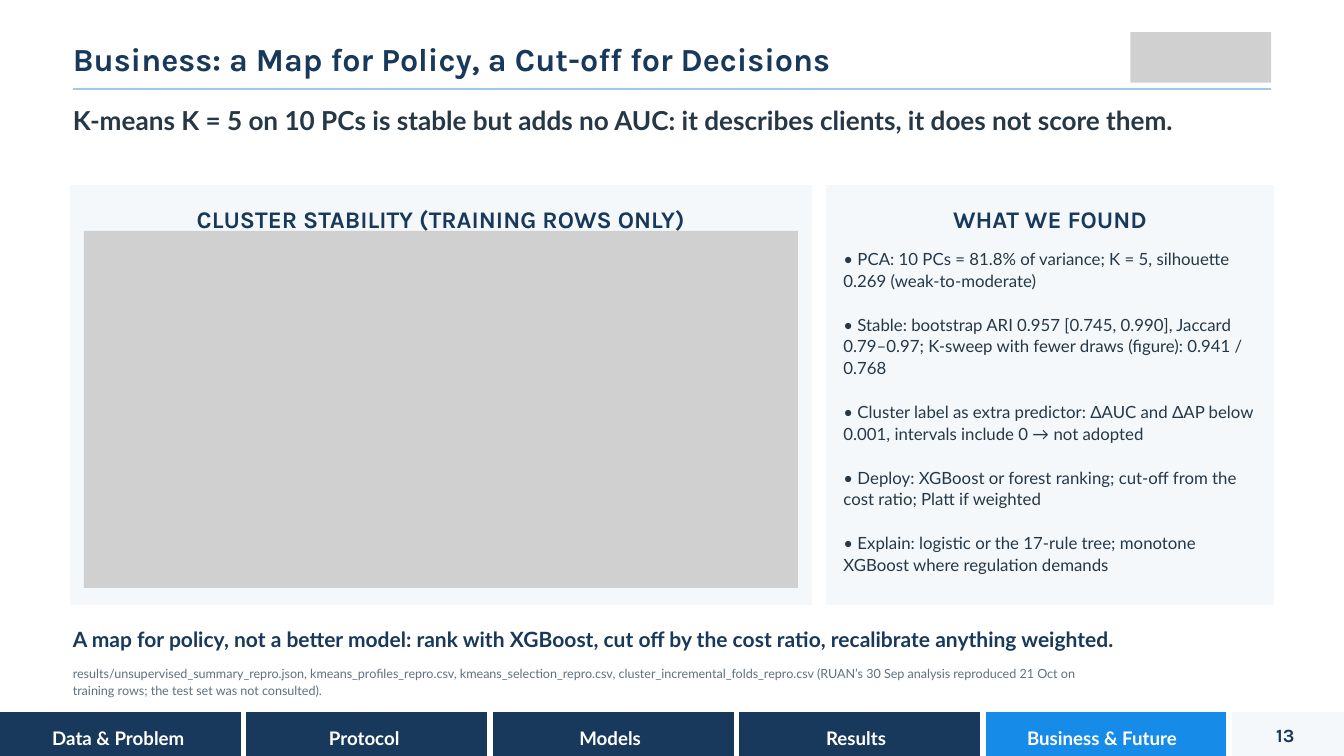
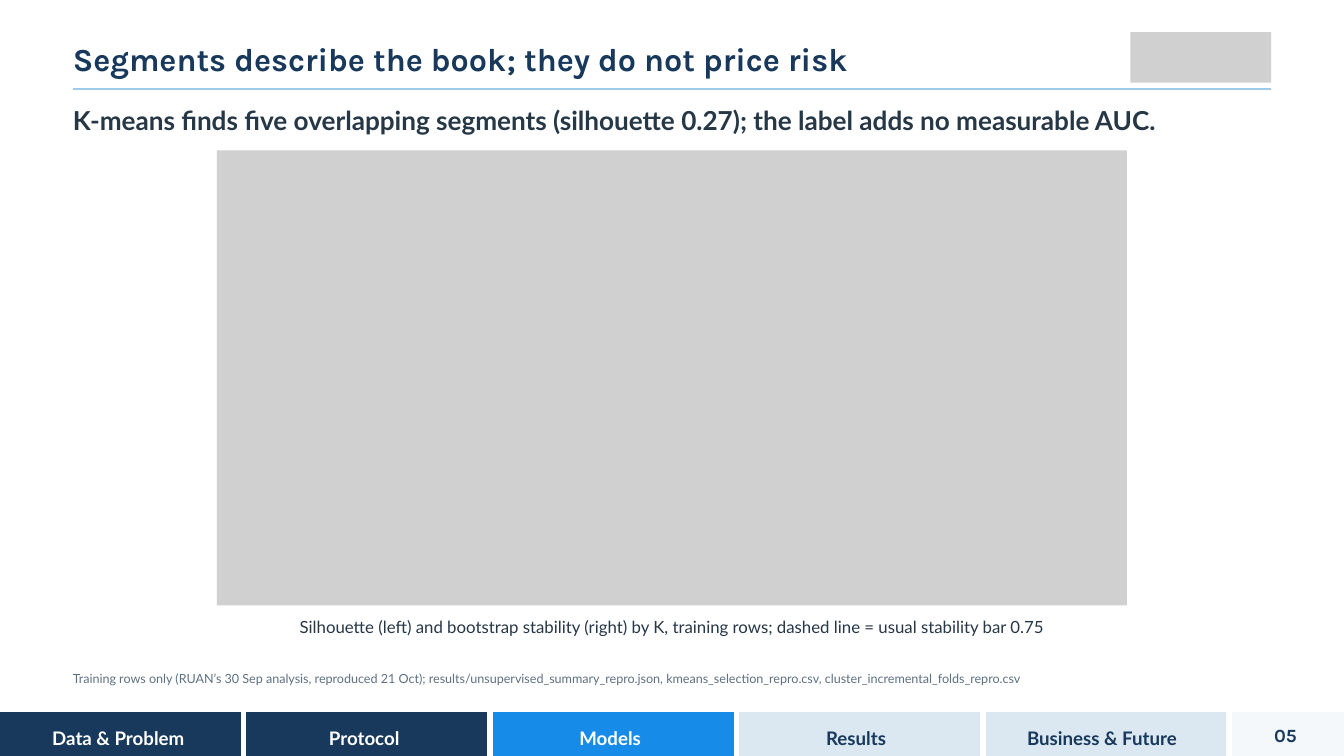
Before and after one commit to jingwen013-design/mh6805-credit-default, a slide deck: slide 5 of slides/MH6805_B19_Presentation.pptx (slide 13 before the commit). Drawn at 1344x756 pixels with LibreOffice and Linux fonts; fonts in the diff are those of the drawing; grey boxes stand for pictures. Boxes give left, top, right and bottom in pixels: in the first picture for what was removed or moved away, otherwise in the second. Text is boxed around its words. In the diff, an @@ line names an element or a change of style, - is before the commit and + after.

```diff
--- a/slides/MH6805_B19_Presentation.pptx
+++ b/slides/MH6805_B19_Presentation.pptx
@@ text at [73,48,847,79]: text changed @@
-Business: a Map for Policy, a Cut-off for Decisions
+Segments describe the book; they do not price risk
@@ text at [73,109,1155,134]: text changed @@
-K-means K = 5 on 10 PCs is stable but adds no AUC: it describes clients, it does not score them.
+K-means finds five overlapping segments (silhouette 0.27); the label adds no measurable AUC.
@@ picture added at [217,151,1127,605] @@
@@ freeform shape removed at [70,185,812,605] @@
@@ freeform shape removed at [826,185,1274,605] @@
@@ picture removed at [84,231,798,588] @@
@@ text removed at [197,210,685,233] @@
-CLUSTER STABILITY (TRAINING ROWS ONLY)
@@ text removed at [953,212,1147,229] @@
-WHAT WE FOUND
@@ text removed at [843,252,1254,552] @@
-• PCA: 10 PCs = 81.8% of variance; K = 5, silhouette 0.269 (weak-to-moderate)
-• Stable: bootstrap ARI 0.957 [0.745, 0.990], Jaccard 0.79–0.97; K-sweep with fewer draws (figure): 0.941 / 0.768
-• Cluster label as extra predictor: ΔAUC and ΔAP below 0.001, intervals include 0 → not adopted
-• Deploy: XGBoost or forest ranking; cut-off from the cost ratio; Platt if weighted
-• Explain: logistic or the 17-rule tree; monotone XGBoost where regulation demands
@@ text added at [300,620,1043,636], 18 pt, text #263746 @@
+Silhouette (left) and bootstrap stability (right) by K, training rows; dashed line = usual stability bar 0.75
@@ text removed at [73,631,1113,651] @@
-A map for policy, not a better model: rank with XGBoost, cut off by the cost ratio, recalibrate anything weighted.
@@ text at [73,673,1021,686]: text changed @@
-results/unsupervised_summary_repro.json, kmeans_profiles_repro.csv, kmeans_selection_repro.csv, cluster_incremental_folds_repro.csv (RUAN’s 30 Sep analysis reproduced 21 Oct on training rows; the test set was not consulted).
+Training rows only (RUAN’s 30 Sep analysis, reproduced 21 Oct); results/unsupervised_summary_repro.json, kmeans_selection_repro.csv, cluster_incremental_folds_repro.csv
@@ freeform shape at [493,712,733,756]: fill #18395B to #168BE8 @@
@@ freeform shape at [739,712,980,756]: fill #18395B to #DBE8F2 @@
@@ freeform shape at [986,712,1226,756]: fill #168BE8 to #DBE8F2 @@
@@ text "Results" at [826,731,886,745]: text colour #FFFFFF to #18395B @@
@@ text "Business & Future" at [1027,731,1177,745]: text colour #FFFFFF to #18395B @@
@@ text at [1274,729,1297,743]: text changed @@
-13
+05
```
Also in this commit, not shown: 7 other slides changed, 15 slides added, 7 slides removed, 1 other file.
